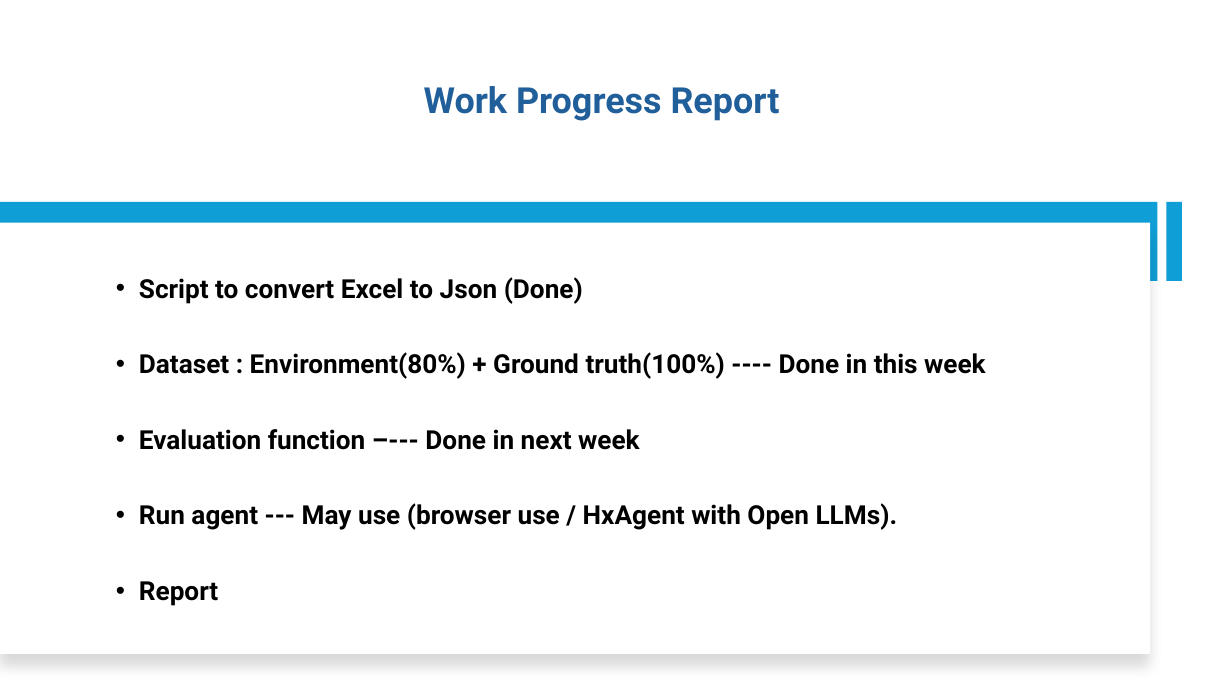
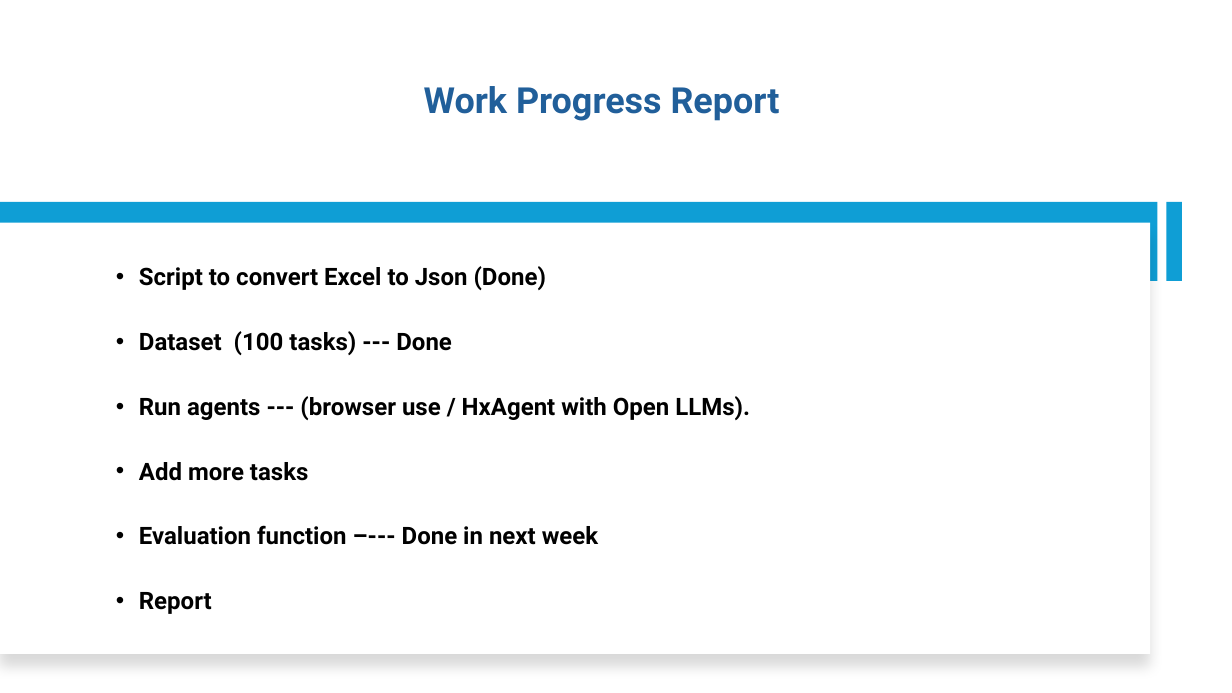
Before and after one commit to nguyennguyen6bk/web-space, a slide deck: slide 13 of Report.pptx. Drawn at 1232x693 pixels with LibreOffice and Linux fonts; fonts in the diff are those of the drawing. Boxes give left, top, right and bottom in pixels: in the first picture for what was removed or moved away, otherwise in the second. Text is boxed around its words. In the diff, an @@ line names an element or a change of style, - is before the commit and + after.

```diff
--- a/Report.pptx
+++ b/Report.pptx
@@ text at (x1=139, y1=266, x2=598, y2=614): size 20.4 to 18.7 pt in "Script to convert Excel to Json (Done)", "Evaluation function –--- Done in next week", "Report"; line spacing 2 to 1.8 @@
@@ text at (x1=139, y1=331, x2=750, y2=481): text changed; size 20.4 to 18.7 pt @@
-• Dataset : Environment(80%) + Ground truth(100%) ---- Done in this week
+• Dataset (100 tasks) --- Done
+• Run agents --- (browser use / HxAgent with Open LLMs).
+• Add more tasks
@@ text at (x1=139, y1=503, x2=898, y2=530): paragraph removed @@
-• Run agent --- May use (browser use / HxAgent with Open LLMs).
```
Also in this commit, not shown: 1 other slide changed, 2 other files.
